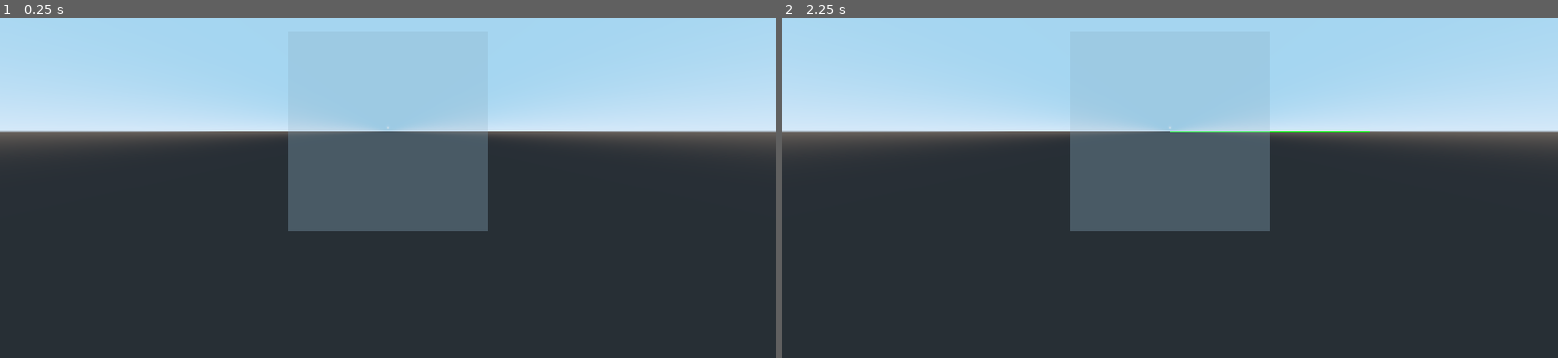
Above: before the commit, frames 1-2 (left to right).
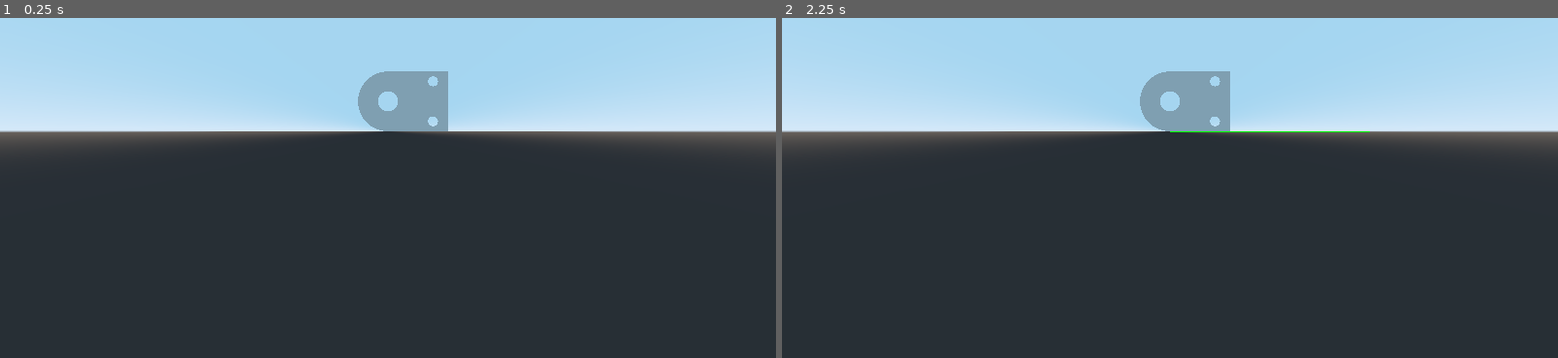
Above: after the commit, the same moments.

Repository: theludovyc/Godot_View3d
Game: Godot game, scene res://Scene/Game.tscn
The game is run twice, just before and just after one commit, with the same random seed, the same clock (stepped at 60 frames per second) and the same inputs.
Inputs (mouse positions are in pixels of both pictures, inside the frame that each line leads up to):
- Up to frame 1 (0.25 s): no input
- Up to frame 2 (2.25 s): tap Enter at 0.5, 2 s; move the mouse to (1340, 109) at 0.52 s; click (1340, 109) at 0.6 s; tap Space at 1.25 s; move the mouse to (1014, 154) at 1.27 s; click (1014, 154) at 1.35 s; move the mouse to (1247, 31) at 2.02 s; click (1247, 31) at 2.1 s

The runs differ from the first frame. In frame 1, 9.3% of the frame differs, in the area x 37-63%, y 15-63%; in frame 2, 9.3%.

Commit message:
work rot y

Diff:
--- a/Scene/Game.tscn
+++ b/Scene/Game.tscn
@@ -1,12 +1,7 @@
-[gd_scene load_steps=6 format=2]
+[gd_scene load_steps=5 format=2]
 
 [ext_resource path="res://Script/Gimbal.gd" type="Script" id=1]
-
-[sub_resource type="CubeMesh" id=1]
-
-[sub_resource type="SpatialMaterial" id=2]
-flags_transparent = true
-albedo_color = Color( 1, 1, 1, 0.235294 )
+[ext_resource path="res://Art/Articulation.obj" type="ArrayMesh" id=2]
 
 [sub_resource type="BoxShape" id=3]
 
@@ -19,8 +14,9 @@
 [node name="StaticBody" type="StaticBody" parent="."]
 
 [node name="MeshInstance" type="MeshInstance" parent="StaticBody"]
-mesh = SubResource( 1 )
-material/0 = SubResource( 2 )
+transform = Transform( 10, 0, 0, 0, 10, 0, 0, 0, 10, 0, 0, 0 )
+mesh = ExtResource( 2 )
+material/0 = null
 
 [node name="CollisionShape" type="CollisionShape" parent="StaticBody"]
 shape = SubResource( 3 )
--- a/Script/Gimbal.gd
+++ b/Script/Gimbal.gd
@@ -82,11 +82,16 @@
 			draw_line(normal_node, Vector3.ZERO, normal_y3*2, Color.green)
 			normal_node.end()
 
-			printt(dir, normal, innerGimbal.rotation_degrees.x, rad2deg(angle_y), abs(innerGimbal.rotation.x)+abs(angle_y))
+			printt(dir, normal, innerGimbal.rotation_degrees, rad2deg(angle_y), abs(innerGimbal.rotation.x)+abs(angle_y))
 
 #			rotate_y(-angle_x)
+
+			if innerGimbal.rotation.x >= -PI/2 and innerGimbal.rotation.x <= PI/2:
+				angle_y = -angle_y
 #
-			innerGimbal.rotate_x(-angle_y)
+			print(rad2deg(angle_y))
+
+			innerGimbal.rotate_x(angle_y)
 
 		pass
 #	pass
Not shown, added: Art/Articulation.obj
Not shown, added: Art/Articulation.obj.import
